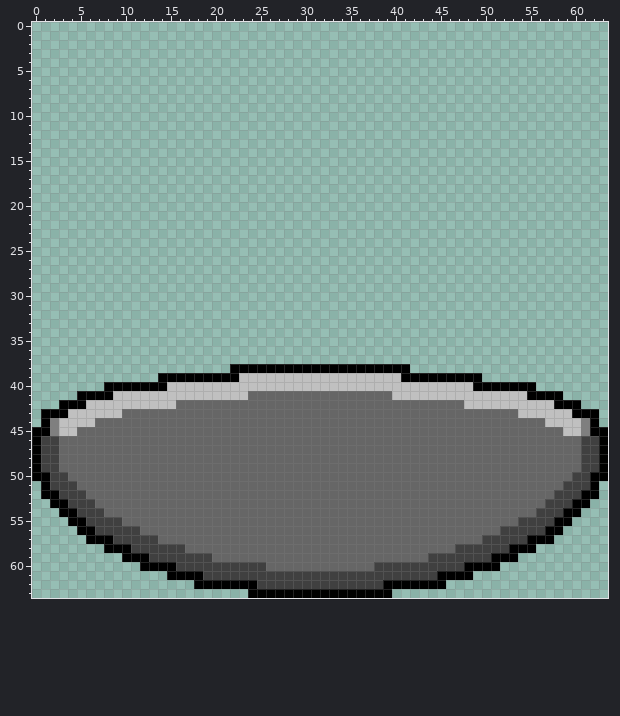
One commit to this pixel-art sprite: src/main/resources/images/upgrades/turret_laser_stage_0.png. Above, as it was before the edit.
The file is 64x64 pixels.
Now the later version:
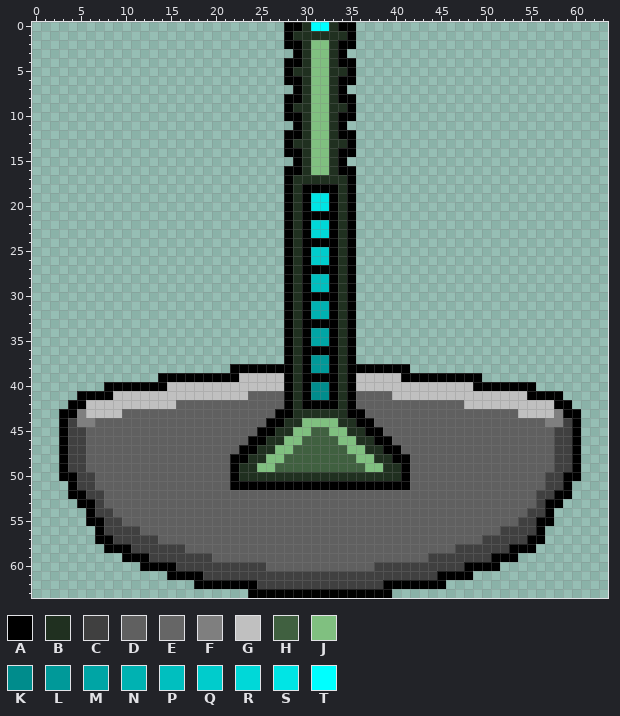
Palette (. is transparent): A #000000  B #203020  C #404040  D #606060  E #666666  F #7f7f7f  G #c0c0c0  H #406040  J #80c080  K #008c8c  L #009999  M #00a5a5  N #00b2b2  P #00bfbf  Q #00cccc  R #00d8d8  S #00e5e5  T #00ffff
Message: Add a basic turret icon, and draw it in the upgrade bar
Changes in this commit:
y 0: x 28..35 ........ -> AABTTBAA
y 1: x 28..35 ........ -> ABBBBBBA
y 2: x 28..35 ........ -> AABJJBAA
y 3: x 29..34 ...... -> ABJJBA
y 4: x 28..35 ........ -> AABJJBAA
y 5: x 28..35 ........ -> ABBJJBBA
y 6: x 28..35 ........ -> AABJJBAA
y 7: x 29..34 ...... -> ABJJBA
y 8: x 28..35 ........ -> AABJJBAA
y 9: x 28..35 ........ -> ABBJJBBA
y 10: x 28..35 ........ -> AABJJBAA
y 11: x 29..34 ...... -> ABJJBA
y 12: x 28..35 ........ -> AABJJBAA
y 13: x 28..35 ........ -> ABBJJBBA
y 14: x 28..35 ........ -> AABJJBAA
y 15: x 29..34 ...... -> ABJJBA
y 16: x 28..35 ........ -> AABJJBAA
y 17: x 28..35 ........ -> ABBBBBBA
y 18: x 28..35 ........ -> ABAAAABA
y 19..20: x 28..35 ........ -> ABASSABA
y 21: x 28..35 ........ -> ABAAAABA
y 22..23: x 28..35 ........ -> ABARRABA
y 24: x 28..35 ........ -> ABAAAABA
y 25..26: x 28..35 ........ -> ABAQQABA
y 27: x 28..35 ........ -> ABAAAABA
y 28..29: x 28..35 ........ -> ABAPPABA
y 30: x 28..35 ........ -> ABAAAABA
y 31..32: x 28..35 ........ -> ABANNABA
y 33: x 28..35 ........ -> ABAAAABA
y 34..35: x 28..35 ........ -> ABAMMABA
y 36: x 28..35 ........ -> ABAAAABA
y 37: x 28..35 ........ -> ABALLABA
y 38: x 29 A -> B; x 31..32 AA -> LL; x 34 A -> B
y 39: x 28..35 GGGGGGGG -> ABAAAABA
y 40: x 28..35 GGGGGGGG -> ABAKKABA
y 41: x 24..39 EEEEEEEEEEEEEEEE -> DDDDABAKKABADDDD
y 42: x 3 A -> .; x 16..47 EEEEEEEEEEEEEEEEEEEEEEEEEEEEEEEE -> DDDDDDDDDDDDABAAAABADDDDDDDDDDDD; x 60 A -> .
y 43: x 1..2 AA -> ..; x 4..5 GG -> AF; x 10..53 EEEEEEEEEEEEEEEEEEEEEEEEEEEEEEEEEEEEEEEEEEEE -> DDDDDDDDDDDDDDDDDAABBBBBBAADDDDDDDDDDDDDDDDD; x 58..59 GG -> FA; x 61..62 AA -> ..
y 44: x 1..62 AFGGGGEEEEEEEEEEEEEEEEEEEEEEEEEEEEEEEEEEEEEEEEEEEEEEEEEEGGGGFA -> ..ACFFDDDDDDDDDDDDDDDDDDDAABBJJJJBBAADDDDDDDDDDDDDDDDDDDFFCA..
y 45: x 0..63 AAFGGEEEEEEEEEEEEEEEEEEEEEEEEEEEEEEEEEEEEEEEEEEEEEEEEEEEEEEGGFAA -> ...ACCDDDDDDDDDDDDDDDDDDDAABBJJHHJJBBAADDDDDDDDDDDDDDDDDDDCCA...
y 46: x 0..63 ACCEEEEEEEEEEEEEEEEEEEEEEEEEEEEEEEEEEEEEEEEEEEEEEEEEEEEEEEEEECCA -> ...ACCDDDDDDDDDDDDDDDDDDAABBJJHHHHJJBBAADDDDDDDDDDDDDDDDDDCCA...
y 47: x 0..63 ACCEEEEEEEEEEEEEEEEEEEEEEEEEEEEEEEEEEEEEEEEEEEEEEEEEEEEEEEEEECCA -> ...ACCDDDDDDDDDDDDDDDDDAABBJJHHHHHHJJBBAADDDDDDDDDDDDDDDDDCCA...
y 48: x 0..63 ACCEEEEEEEEEEEEEEEEEEEEEEEEEEEEEEEEEEEEEEEEEEEEEEEEEEEEEEEEEECCA -> ...ACCDDDDDDDDDDDDDDDDAABBJJHHHHHHHHJJBBAADDDDDDDDDDDDDDDDCCA...
y 49: x 0..63 ACCEEEEEEEEEEEEEEEEEEEEEEEEEEEEEEEEEEEEEEEEEEEEEEEEEEEEEEEEEECCA -> ...ACCDDDDDDDDDDDDDDDDABBJJHHHHHHHHHHJJBBADDDDDDDDDDDDDDDDCCA...
y 50: x 0..63 AACCEEEEEEEEEEEEEEEEEEEEEEEEEEEEEEEEEEEEEEEEEEEEEEEEEEEEEEEECCAA -> ...AACCDDDDDDDDDDDDDDDABBBBBBBBBBBBBBBBBBADDDDDDDDDDDDDDDCCAA...
y 51: x 1..62 ACCCEEEEEEEEEEEEEEEEEEEEEEEEEEEEEEEEEEEEEEEEEEEEEEEEEEEEEECCCA -> ...ACCDDDDDDDDDDDDDDDAAAAAAAAAAAAAAAAAAAADDDDDDDDDDDDDDDCCA...
y 52: x 1..62 AACCCEEEEEEEEEEEEEEEEEEEEEEEEEEEEEEEEEEEEEEEEEEEEEEEEEEEECCCAA -> ...AACCDDDDDDDDDDDDDDDDDDDDDDDDDDDDDDDDDDDDDDDDDDDDDDDDCCAA...
y 53: x 2..61 AACCCEEEEEEEEEEEEEEEEEEEEEEEEEEEEEEEEEEEEEEEEEEEEEEEEEECCCAA -> ...AACDDDDDDDDDDDDDDDDDDDDDDDDDDDDDDDDDDDDDDDDDDDDDDDDCAA...
y 54: x 3..6 AACC -> ...A; x 8..55 EEEEEEEEEEEEEEEEEEEEEEEEEEEEEEEEEEEEEEEEEEEEEEEE -> CDDDDDDDDDDDDDDDDDDDDDDDDDDDDDDDDDDDDDDDDDDDDDDC; x 57..60 CCAA -> A...
y 55: x 4..7 AACC -> ..AA; x 10..53 EEEEEEEEEEEEEEEEEEEEEEEEEEEEEEEEEEEEEEEEEEEE -> DDDDDDDDDDDDDDDDDDDDDDDDDDDDDDDDDDDDDDDDDDDD; x 56..59 CCAA -> AA..
y 56: x 5..7 AAC -> ..A; x 12..51 EEEEEEEEEEEEEEEEEEEEEEEEEEEEEEEEEEEEEEEE -> DDDDDDDDDDDDDDDDDDDDDDDDDDDDDDDDDDDDDDDD; x 56..58 CAA -> A..
y 57: x 6 A -> .; x 14..49 EEEEEEEEEEEEEEEEEEEEEEEEEEEEEEEEEEEE -> DDDDDDDDDDDDDDDDDDDDDDDDDDDDDDDDDDDD; x 57 A -> .
y 58: x 17..46 EEEEEEEEEEEEEEEEEEEEEEEEEEEEEE -> DDDDDDDDDDDDDDDDDDDDDDDDDDDDDD
y 59: x 20..43 EEEEEEEEEEEEEEEEEEEEEEEE -> DDDDDDDDDDDDDDDDDDDDDDDD
y 60: x 26..37 EEEEEEEEEEEE -> DDDDDDDDDDDD
Pixel boxes of the changes (left, top, right, bottom) in both pictures:
changed: (32, 22, 608, 571)
